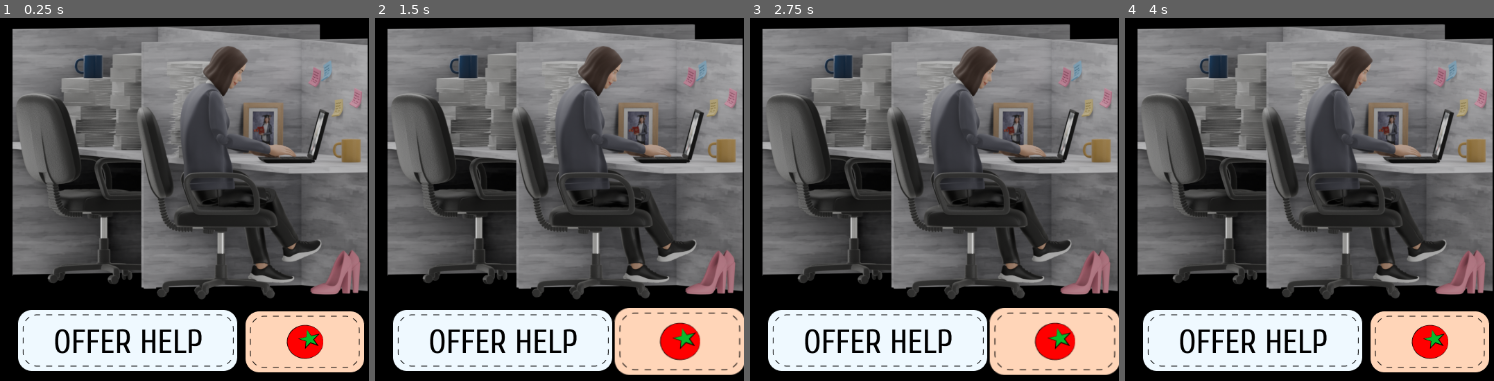
Above: before the commit, frames 1-4 (left to right).
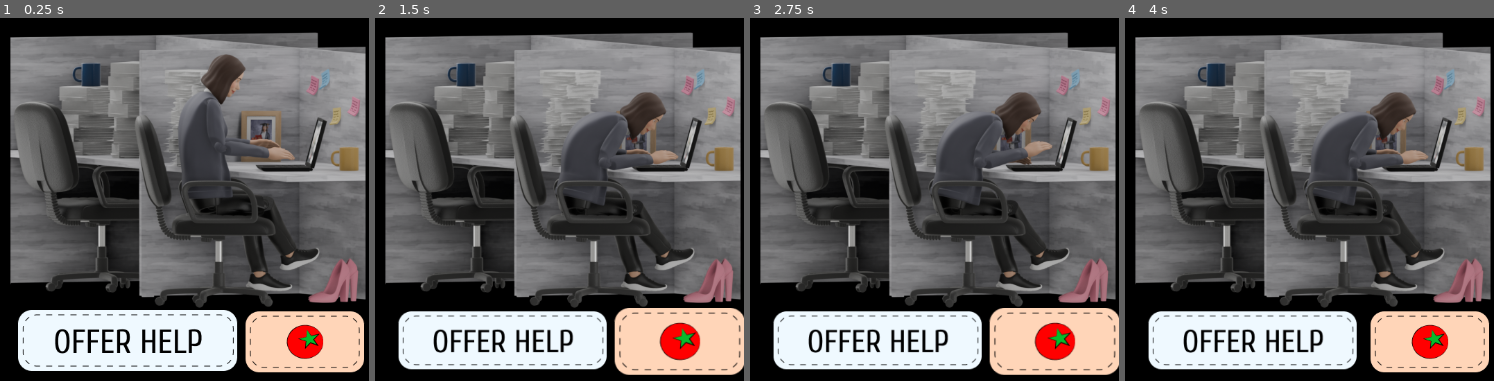
Above: after the commit, the same moments.

Repository: grkovalev/office-game
Game: Godot game, scene res://node.tscn
Same seed, same stepped clock (60 frames per second), same inputs: the game is played once before the commit and once after it.
Inputs (mouse positions are in pixels of both pictures, inside the frame that each line leads up to):
- Up to frame 1 (0.25 s): no input
- Up to frame 2 (1.5 s): click (504, 344) at 0.5 s; click (681, 344) at 1.25 s
- Up to frame 3 (2.75 s): click (1056, 344) at 2 s
- Up to frame 4 (4 s): click (1431, 344) at 2.75 s; move the mouse to (1268, 177) at 3.52 s

The runs differ from the first frame. In frame 1, 24% of the frame differs, in the area x 2-100%, y 1-80%; in frame 2, 29%; in frame 3, 29%, in the area x 2-100%, y 1-98%; in frame 4, 29%.

Commit message:
controls animation with offer help button

Diff:
--- a/AnimatedButton.gd
+++ b/AnimatedButton.gd
@@ -22,13 +22,21 @@
 	_tween.set_ease(Tween.EASE_OUT)
 
 func _on_hover():
+	if toggle_mode and button_pressed:
+		return
 	animate_to(hover_scale)
 
 func _on_exit():
+	if toggle_mode and button_pressed:
+		return
 	animate_to(Vector2.ONE)
 
 func _on_pressed():
 	animate_to(pressed_scale)
 
 func _on_release():
-	animate_to(hover_scale)
+	if toggle_mode:
+		var target_scale = pressed_scale if button_pressed else Vector2.ONE
+		animate_to(target_scale)
+	else:
+		animate_to(hover_scale)
--- /dev/null
+++ b/btn_help_toggle.gd
@@ -0,0 +1,17 @@
+extends Node
+
+@onready var sprite: AnimatedSprite2D = get_node("/root/main/anim_idlescreen")
+@onready var btn := get_parent() as TextureButton
+
+func _ready() -> void:
+	btn.toggled.connect(_on_toggled)
+
+func _play(anim_name: String):
+	sprite.play(anim_name)
+
+func _on_toggled(pressed: bool):
+	print("Toggled:", pressed)
+	if pressed:
+		_play("anim_focused")
+	else:
+		_play("anim_idle_default")
--- a/node.tscn
+++ b/node.tscn
@@ -1,8 +1,7 @@
-[gd_scene load_steps=24 format=3 uid="uid://bk08lfcueqr7m"]
+[gd_scene load_steps=25 format=3 uid="uid://bk08lfcueqr7m"]
 
 [ext_resource type="Script" uid="uid://dbrimv525bas6" path="res://main.gd" id="1_sy5k4"]
 [ext_resource type="Texture2D" uid="uid://cfg1btb3xrrqu" path="res://button_help.png" id="2_e2u21"]
-[ext_resource type="Texture2D" uid="uid://c3o37vt3pu2bq" path="res://01_idleworkerf.png" id="2_j2q8x"]
 [ext_resource type="Texture2D" uid="uid://dxrsbed55wgcq" path="res://button_pomodorro.png" id="4_bss38"]
 [ext_resource type="Texture2D" uid="uid://c780belr0npox" path="res://anim/idleanim/idleanim0001.png" id="5_ey15c"]
 [ext_resource type="Texture2D" uid="uid://1v4fh2xccpn5" path="res://anim/idleanim/idleanim0002.png" id="6_p1837"]
@@ -17,6 +16,7 @@
 [ext_resource type="Texture2D" uid="uid://q43nflnucft1" path="res://anim/idleanim/idleanim0011.png" id="15_2wy2p"]
 [ext_resource type="Texture2D" uid="uid://c1qdmw6wmc1vp" path="res://anim/idleanim/idleanim0012.png" id="16_w6pri"]
 [ext_resource type="Texture2D" uid="uid://dx63ka1u35kuk" path="res://anim/focusedanim/focusedanim0021.png" id="22_j31fo"]
+[ext_resource type="Script" uid="uid://csf60u4dchx6y" path="res://btn_help_toggle.gd" id="22_qv2vy"]
 [ext_resource type="Texture2D" uid="uid://b4376frop5gup" path="res://anim/focusedanim/focusedanim0022.png" id="23_o6fs4"]
 [ext_resource type="Texture2D" uid="uid://cswfaxnv8bnsk" path="res://anim/focusedanim/focusedanim0023.png" id="24_twhnx"]
 [ext_resource type="Texture2D" uid="uid://roh0hbwxbx84" path="res://anim/focusedanim/focusedanim0024.png" id="25_1am0g"]
@@ -94,27 +94,24 @@
 [node name="main" type="Node2D"]
 script = ExtResource("1_sy5k4")
 
-[node name="Officedesk" type="Sprite2D" parent="."]
-position = Vector2(894, 236)
-texture = ExtResource("2_j2q8x")
-
 [node name="anim_idlescreen" type="AnimatedSprite2D" parent="."]
 texture_repeat = 2
-position = Vector2(1589, 273)
+position = Vector2(891, 248)
 sprite_frames = SubResource("SpriteFrames_rl2iq")
-animation = &"anim_idle_default"
+animation = &"anim_focused"
 autoplay = "anim_idle_default"
-frame = 1
-frame_progress = 0.99821854
-
 
 [node name="btn_offer_help" type="TextureButton" parent="."]
 offset_left = 642.0
 offset_top = 482.0
 offset_right = 966.0
 offset_bottom = 578.0
+toggle_mode = true
 texture_normal = ExtResource("2_e2u21")
 script = ExtResource("28_o6fs4")
+
+[node name="btn_help_toggle" type="Node" parent="btn_offer_help"]
+script = ExtResource("22_qv2vy")
 
 [node name="btn_tomat" type="TextureButton" parent="."]
 offset_left = 970.0
Not shown, added: btn_help_toggle.gd.uid
